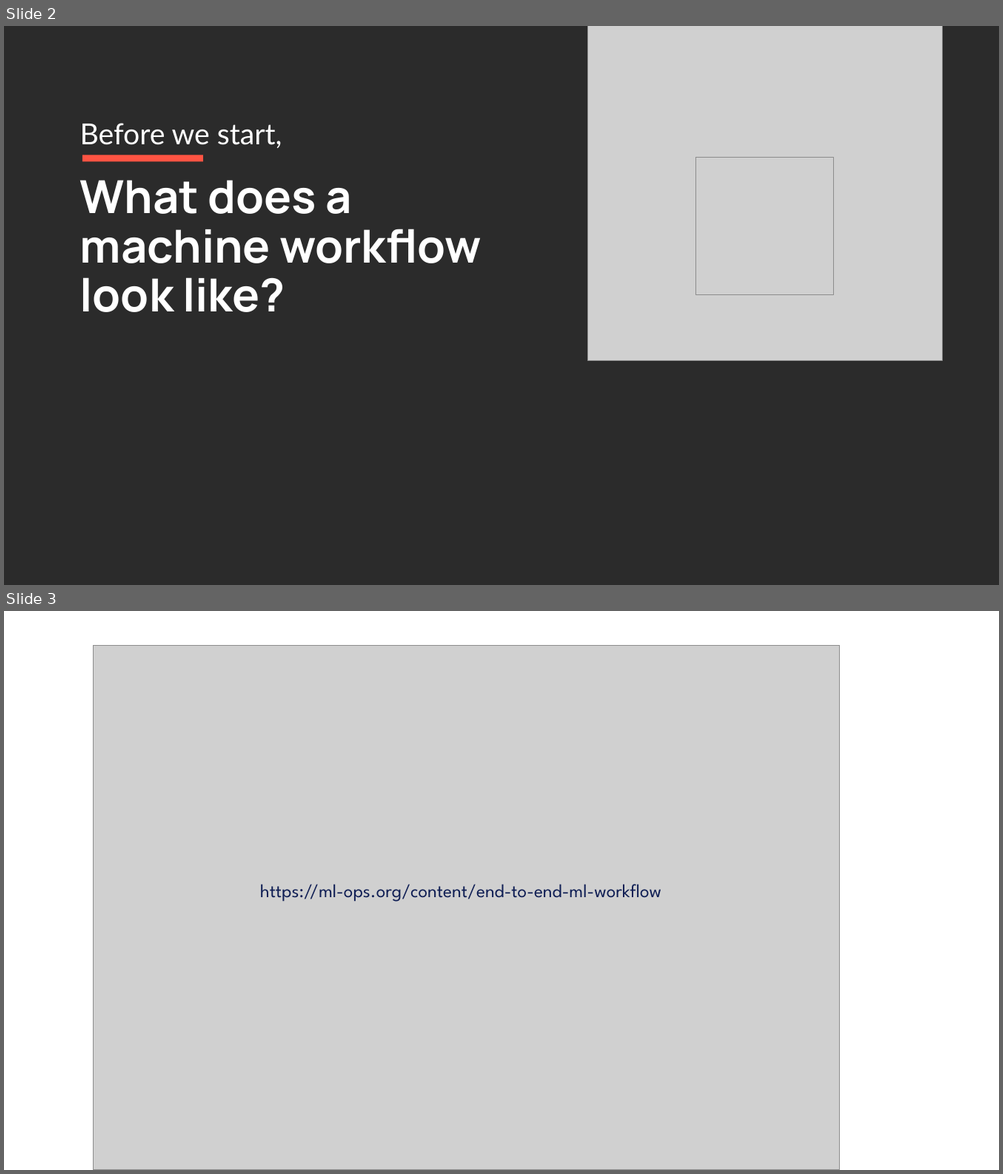
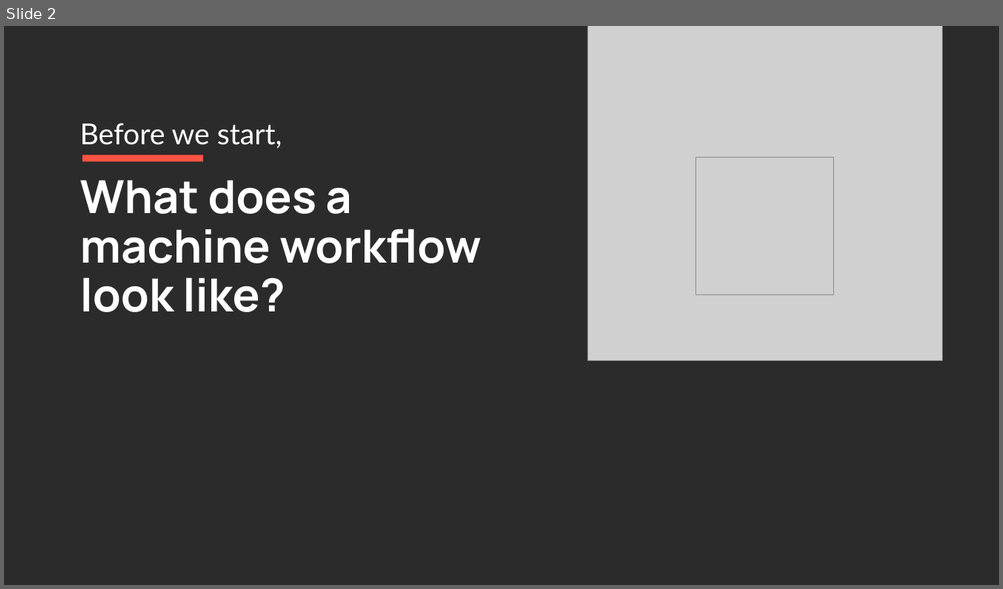
Before and after one commit to mcabanlit/ml-training, a slide deck: machine-learning-presentation.pptx. Shown one above the other, each under a label of ours: slides 2 and 3 before the commit, slide 2 after it. The pictures are 1003x1174 and 1003x589 pixels, drawn with LibreOffice and Linux fonts; fonts in the diff are those of the drawing; grey boxes stand for pictures; background and template pictures are left out; a plain dark background stands for a picture behind light text. Boxes give left, top, right and bottom in pixels: in the first picture for what was removed or moved away, otherwise in the second. Text is boxed around its words. In the diff, an @@ line names an element or a change of style, - is before the commit and + after.

```diff
--- a/machine-learning-presentation.pptx
+++ b/machine-learning-presentation.pptx
@@ slide 3 removed at [4, 611, 999, 1170], background picture (left out) @@
@@ picture removed at [93, 645, 839, 1170] @@
@@ text removed at [260, 884, 661, 902] @@
-https://ml-ops.org/content/end-to-end-ml-workflow
```
Also in this commit, not shown: 1 slide changed, 8 other slides removed.
